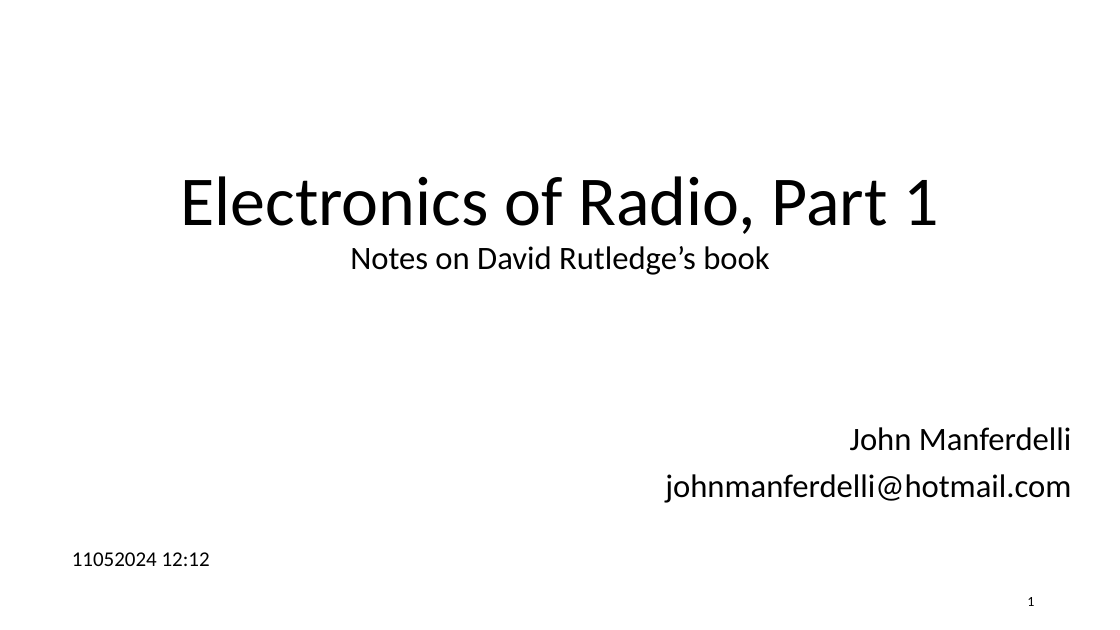
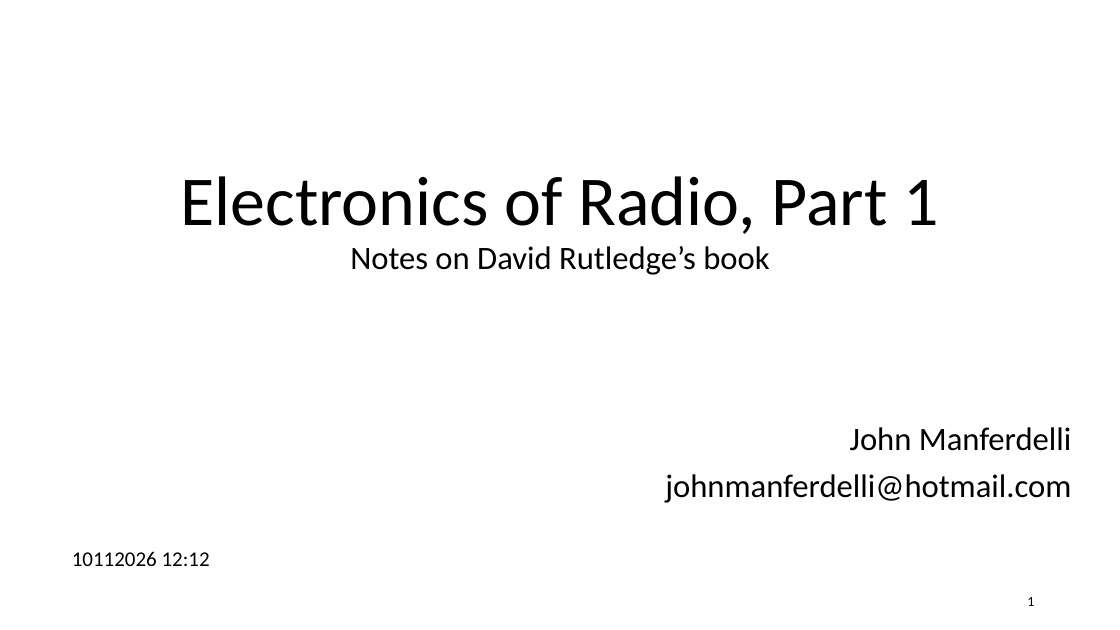
Before and after one commit to jlmucb/class_notes, a slide deck: slide 1 of science/EoRNotes1.pptx. Drawn at 1120x630 pixels with LibreOffice and Linux fonts; fonts in the diff are those of the drawing. Boxes give left, top, right and bottom in pixels: in the first picture for what was removed or moved away, otherwise in the second. Text is boxed around its words. In the diff, an @@ line names an element or a change of style, - is before the commit and + after.

Commit message:
date fix

```diff
--- a/science/EoRNotes1.pptx
+++ b/science/EoRNotes1.pptx
@@ text at [72,551,210,566]: text changed @@
-11052024 12:12
+10112026 12:12
```
